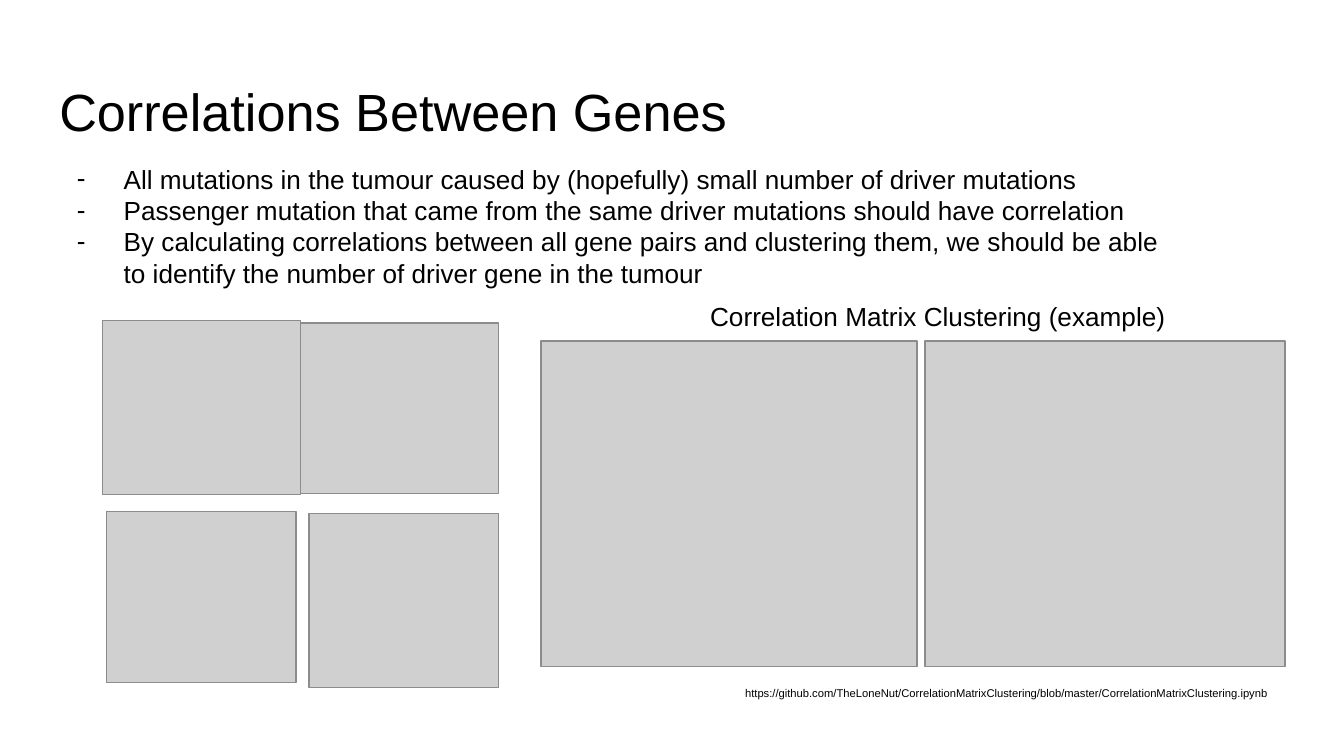
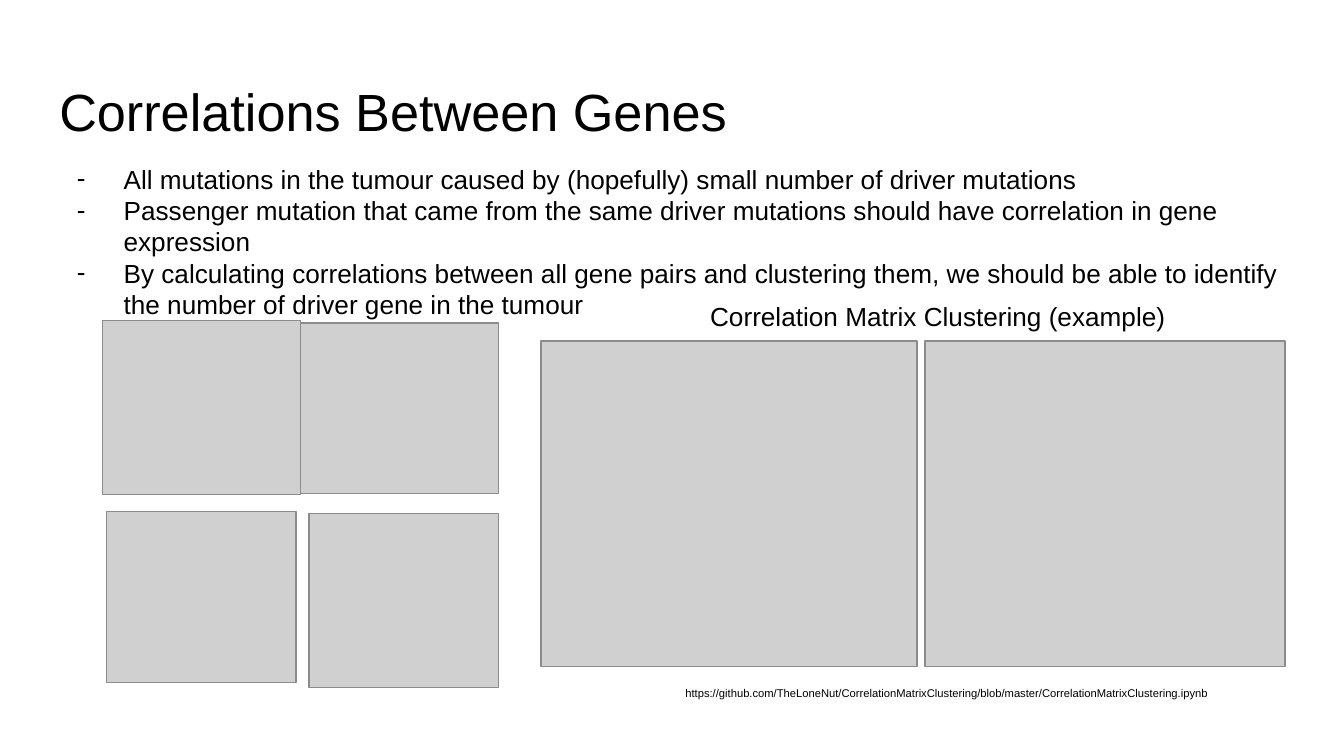
Before and after one commit to SVAI/geviz, a slide deck: slide 7 of GEViz.pptx. Drawn at 1344x756 pixels with LibreOffice and Linux fonts; fonts in the diff are those of the drawing; grey boxes stand for pictures. Boxes give left, top, right and bottom in pixels: in the first picture for what was removed or moved away, otherwise in the second. Text is boxed around its words. In the diff, an @@ line names an element or a change of style, - is before the commit and + after.

Commit message:
Update

```diff
--- a/GEViz.pptx
+++ b/GEViz.pptx
@@ text at bbox=[124, 201, 1217, 257]: text changed @@
-– Passenger mutation that came from the same driver mutations should have correlation
+– Passenger mutation that came from the same driver mutations should have correlation in gene expression
@@ text "https://github.com/TheLoneNut/CorrelationMatrixClustering/bl ...": place and size @@
-text "https://github.com/TheLoneNut/CorrelationMatrixClustering/bl ..." at bbox=[745, 689, 1267, 700]
+text "https://github.com/TheLoneNut/CorrelationMatrixClustering/bl ..." at bbox=[685, 689, 1207, 700]
```
Also in this commit, not shown: 1 other slide changed.
